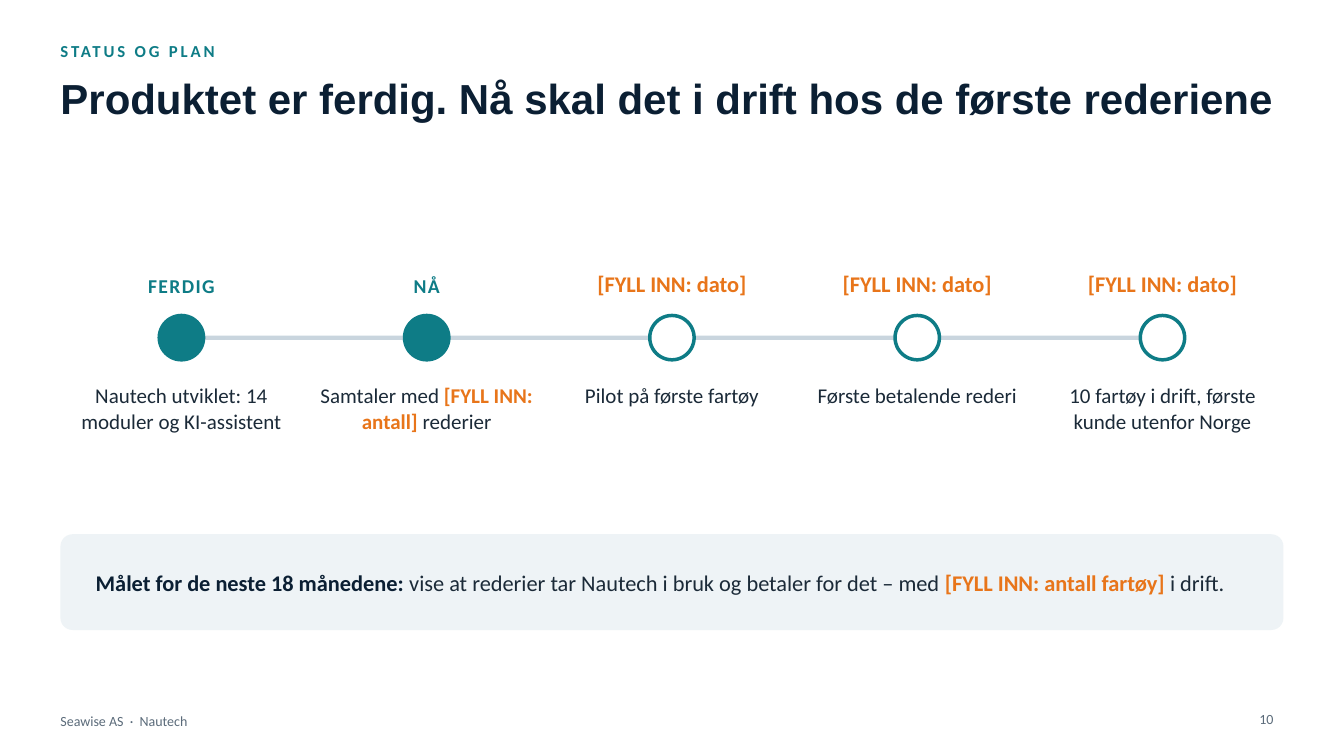
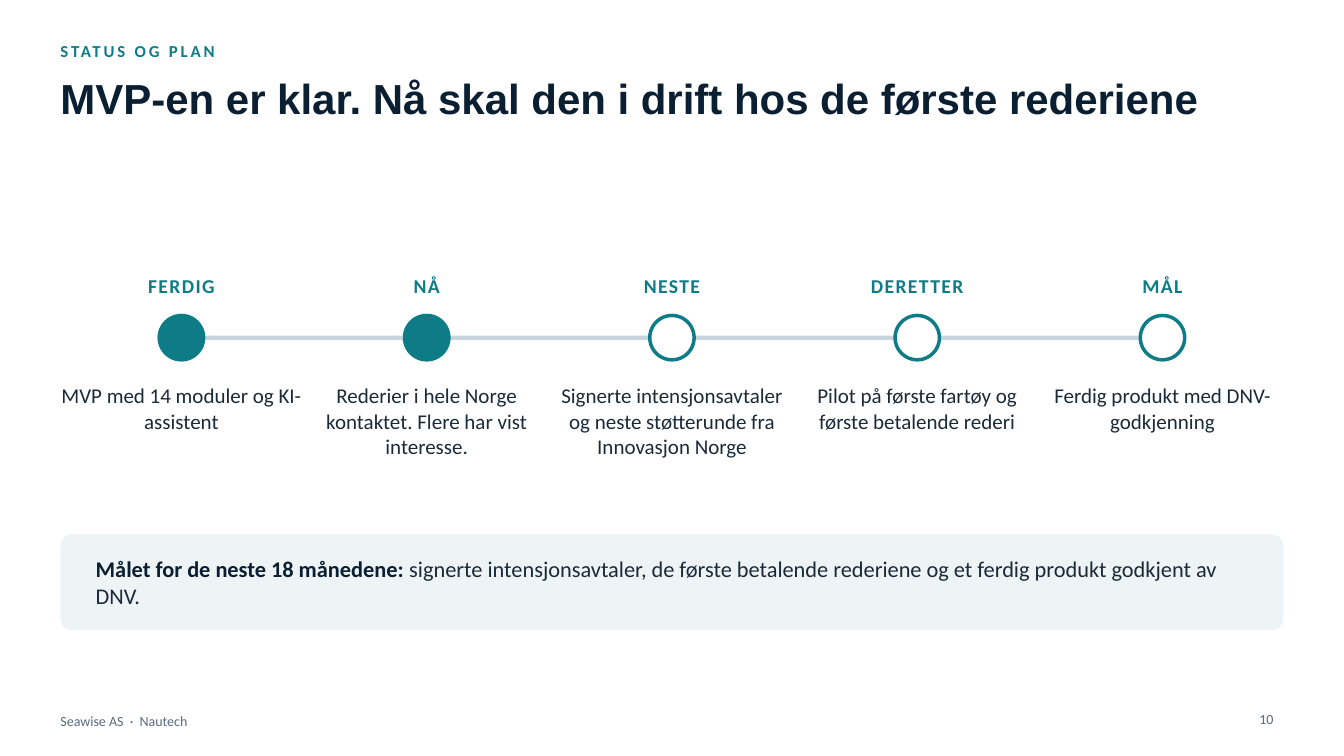
Before and after one commit to akopperstad/Claude, a slide deck: slide 10 of presentasjoner/Nautech - Investorpresentasjon v2.pptx. Drawn at 1344x756 pixels with LibreOffice and Linux fonts; fonts in the diff are those of the drawing. Boxes give left, top, right and bottom in pixels: in the first picture for what was removed or moved away, otherwise in the second. Text is boxed around its words. In the diff, an @@ line names an element or a change of style, - is before the commit and + after.

```diff
--- a/presentasjoner/Nautech - Investorpresentasjon v2.pptx
+++ b/presentasjoner/Nautech - Investorpresentasjon v2.pptx
@@ title at <box>60,81,1198,115</box>: text changed @@
-Produktet er ferdig. Nå skal det i drift hos de første rederiene
+MVP-en er klar. Nå skal den i drift hos de første rederiene
@@ text at <box>644,280,700,293</box>: text changed; size 16 to 14 pt; text colour #E8751A to #0E7C86 @@
-[FYLL INN: dato]
+NESTE
@@ text at <box>871,280,964,293</box>: text changed; size 16 to 14 pt; text colour #E8751A to #0E7C86 @@
-[FYLL INN: dato]
+DERETTER
@@ text at <box>1142,277,1182,293</box>: text changed; size 16 to 14 pt; text colour #E8751A to #0E7C86 @@
-[FYLL INN: dato]
+MÅL
@@ text at <box>61,388,302,429</box>: text changed @@
-Nautech utviklet: 14 moduler og KI-assistent
+MVP med 14 moduler og KI-assistent
@@ text at <box>326,388,527,454</box>: text changed @@
-Samtaler med [FYLL INN: antall] rederier
+Rederier i hele Norge kontaktet. Flere har vist interesse.
@@ text at <box>561,388,782,458</box>: text changed @@
-Pilot på første fartøy
+Signerte intensjonsavtaler og neste støtterunde fra Innovasjon Norge
@@ text at <box>817,388,1017,430</box>: text changed @@
-Første betalende rederi
+Pilot på første fartøy og første betalende rederi
@@ text at <box>1054,388,1271,433</box>: text changed @@
-10 fartøy i drift, første kunde utenfor Norge
+Ferdig produkt med DNV-godkjenning
@@ text at <box>96,561,1216,604</box>: text changed @@
-Målet for de neste 18 månedene: vise at rederier tar Nautech i bruk og betaler for det – med [FYLL INN: antall fartøy] i drift.
+Målet for de neste 18 månedene: signerte intensjonsavtaler, de første betalende rederiene og et ferdig produkt godkjent av DNV.
```
Also in this commit, not shown: 6 other slides changed, 1 other file.
